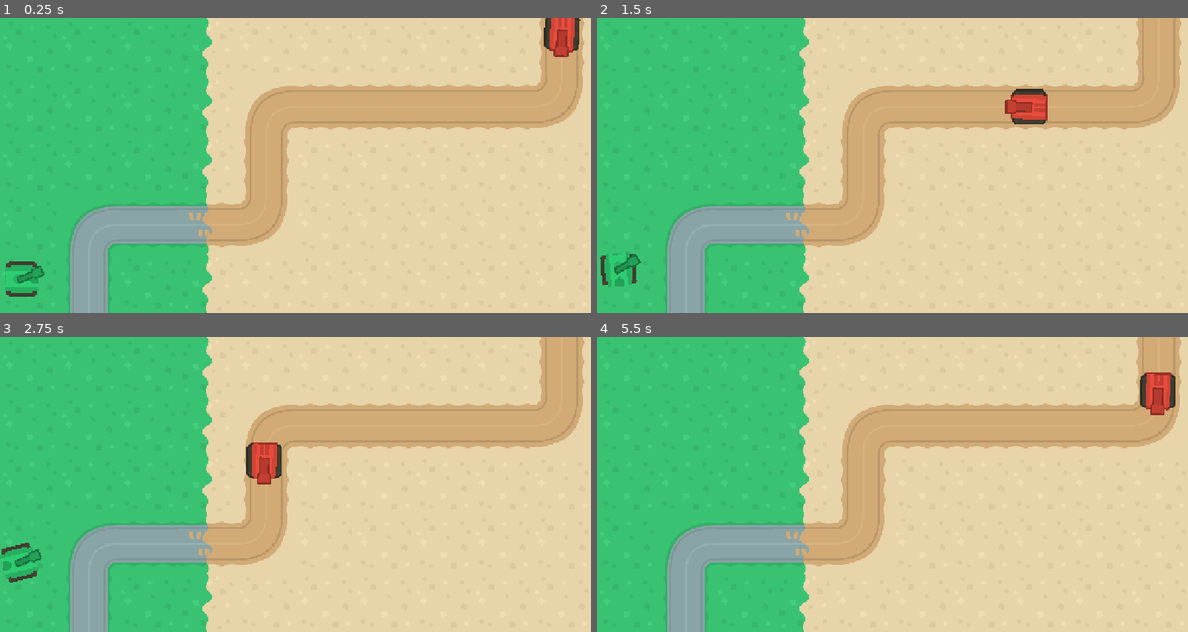
Above: before the commit, frames 1-4 (two rows, left to right).
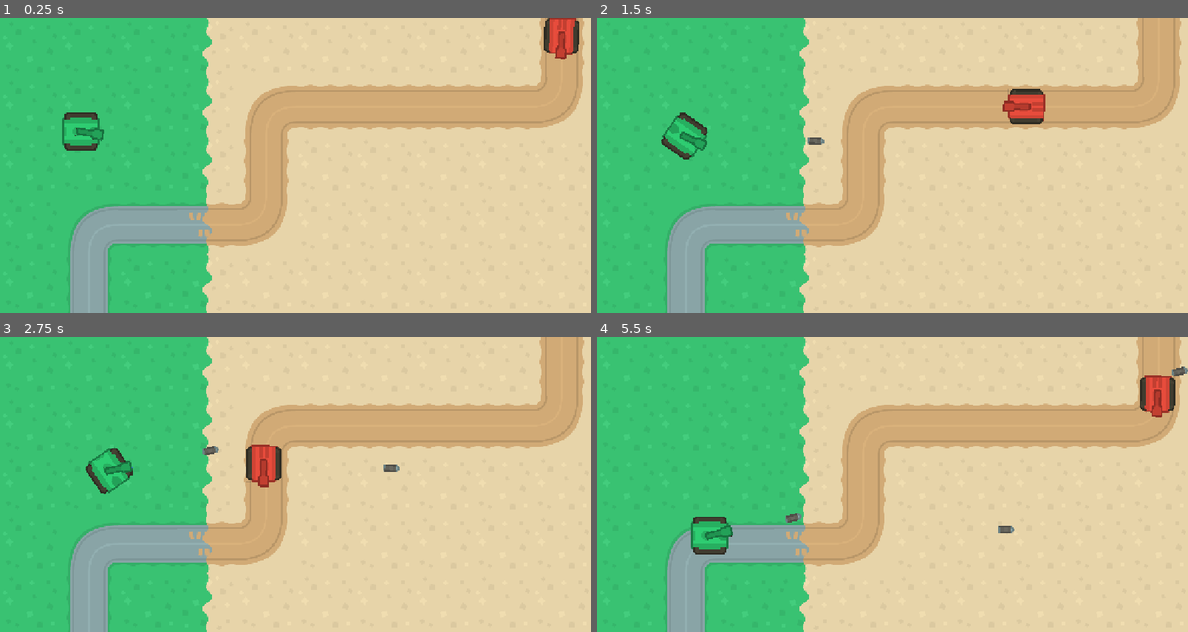
Above: after the commit, the same moments.

Repository: psturc/godot-games
Game: Godot game, scene res://scenes/game.tscn
Two runs of this game, one before a commit and one after it. Both use one fixed random seed, a clock stepped at 60 frames per second and the inputs below.
Inputs (mouse positions are in pixels of both pictures, inside the frame that each line leads up to):
- Up to frame 1 (0.25 s): no input
- Up to frame 2 (1.5 s): move the mouse to (1022, 150) at 0.52 s; hold D (turn_right) 0.53-1.28 s; click (1022, 150) at 0.6 s; move the mouse to (774, 180) at 1.27 s; hold S (move_backward) from 1.28 s (still down); click (774, 180) at 1.35 s
- Up to frame 3 (2.75 s): move the mouse to (354, 419) at 2.02 s; release S (move_backward) at 2.03 s; hold D (turn_right) from 2.03 s (still down); click (354, 419) at 2.1 s
- Up to frame 4 (5.5 s): move the mouse to (862, 543) at 2.77 s; release D (turn_right) at 2.78 s; hold W (move_forward) 2.78-3.53 s; click (862, 543) at 2.85 s; move the mouse to (1069, 528) at 3.52 s; hold A (turn_left) 3.53-5.03 s; click (1069, 528) at 3.6 s; move the mouse to (715, 440) at 4.27 s; click (715, 440) at 4.35 s; move the mouse to (922, 484) at 5.02 s; hold S (move_backward) from 5.03 s (still down); click (922, 484) at 5.1 s

The runs differ from the first frame. In frame 1, 1.0% of the frame differs, in the area x 0-99%, y 0-95%; in frame 2, 1.1%; in frame 3, 1.2%; in frame 4, 1.3%, in the area x 15-100%, y 10-74%.

Commit message:
feat: tank battle: shooting, enemy

Diff:
--- a/tank-battle/scenes/bullet.tscn
+++ b/tank-battle/scenes/bullet.tscn
@@ -1,17 +1,24 @@
-[gd_scene load_steps=3 format=3 uid="uid://dbsqmgokd7qlv"]
+[gd_scene load_steps=4 format=3 uid="uid://dbsqmgokd7qlv"]
 
 [ext_resource type="Texture2D" uid="uid://c1otns3h6q237" path="res://assets/allSprites_retina.png" id="1_mkf8s"]
+[ext_resource type="Script" uid="uid://end1ncm35pj1" path="res://scripts/bullet.gd" id="1_y25gk"]
 
 [sub_resource type="RectangleShape2D" id="RectangleShape2D_y25gk"]
 size = Vector2(37, 16)
 
 [node name="Bullet" type="Area2D"]
+script = ExtResource("1_y25gk")
 
 [node name="CollisionShape2D" type="CollisionShape2D" parent="."]
 position = Vector2(-0.5, 0)
 shape = SubResource("RectangleShape2D_y25gk")
 
 [node name="Sprite2D" type="Sprite2D" parent="."]
+rotation = 3.14159
 texture = ExtResource("1_mkf8s")
 region_enabled = true
 region_rect = Rect2(492, 2, 36, 16)
+
+[node name="VisibleOnScreenNotifier2D" type="VisibleOnScreenNotifier2D" parent="."]
+
+[connection signal="area_entered" from="." to="." method="_on_area_entered"]
--- /dev/null
+++ b/tank-battle/scenes/enemy_spawner.tscn
@@ -0,0 +1,12 @@
+[gd_scene load_steps=2 format=3 uid="uid://lxowl6mi7njl"]
+
+[ext_resource type="Script" uid="uid://cnngtlru148fe" path="res://scripts/enemy_spawner.gd" id="1_ks1gq"]
+
+[node name="EnemySpawner" type="Node"]
+script = ExtResource("1_ks1gq")
+
+[node name="SpawnTimer" type="Timer" parent="."]
+wait_time = 1.731
+autostart = true
+
+[connection signal="timeout" from="SpawnTimer" to="." method="_on_spawn_timer_timeout"]
--- a/tank-battle/scenes/enemy_tank.tscn
+++ b/tank-battle/scenes/enemy_tank.tscn
@@ -1,17 +1,21 @@
-[gd_scene load_steps=3 format=3 uid="uid://83aetjgepw46"]
+[gd_scene load_steps=4 format=3 uid="uid://83aetjgepw46"]
 
-[ext_resource type="Texture2D" uid="uid://c1otns3h6q237" path="res://assets/allSprites_retina.png" id="1_shm6i"]
+[ext_resource type="Script" uid="uid://v5mpvhtwmwfr" path="res://scripts/enemy_tank.gd" id="1_qrlly"]
+[ext_resource type="PackedScene" uid="uid://cs01qkif3i6c" path="res://scenes/tank.tscn" id="1_shm6i"]
+[ext_resource type="Texture2D" uid="uid://c1otns3h6q237" path="res://assets/allSprites_retina.png" id="3_tnyut"]
 
-[sub_resource type="RectangleShape2D" id="RectangleShape2D_qrlly"]
-size = Vector2(91, 76)
+[node name="EnemyTank" instance=ExtResource("1_shm6i")]
+script = ExtResource("1_qrlly")
 
-[node name="EnemyTank" type="Area2D"]
+[node name="Body" parent="." index="0"]
+texture_filter = 1
+texture = ExtResource("3_tnyut")
+region_enabled = true
+region_rect = Rect2(568.87, 95.8941, 80.4044, 76.0945)
 
-[node name="CollisionShape2D" type="CollisionShape2D" parent="."]
-position = Vector2(-0.5, -1)
-shape = SubResource("RectangleShape2D_qrlly")
-
-[node name="Sprite2D" type="Sprite2D" parent="."]
-texture = ExtResource("1_shm6i")
+[node name="Turret" parent="." index="1"]
+texture_filter = 1
+texture = ExtResource("3_tnyut")
+offset = Vector2(20, 0)
 region_enabled = true
-region_rect = Rect2(0, 101, 92, 76)
+region_rect = Rect2(541.957, 15.0893, 60.0297, 23.8368)
--- a/tank-battle/scenes/game.tscn
+++ b/tank-battle/scenes/game.tscn
@@ -1,8 +1,10 @@
-[gd_scene load_steps=6 format=4 uid="uid://17cx0wcosxhu"]
+[gd_scene load_steps=8 format=4 uid="uid://17cx0wcosxhu"]
 
+[ext_resource type="Script" uid="uid://b3xjkqtee6uky" path="res://scripts/game.gd" id="1_lbhrr"]
 [ext_resource type="Texture2D" uid="uid://di4q48kkp3nnt" path="res://assets/terrainTiles_retina.png" id="1_uwrxv"]
-[ext_resource type="PackedScene" uid="uid://cdgks8sx207iw" path="res://scenes/player.tscn" id="2_yqjtg"]
+[ext_resource type="PackedScene" uid="uid://c27s7rqqf15xl" path="res://scenes/player.tscn" id="2_yqjtg"]
 [ext_resource type="PackedScene" uid="uid://bmd08o28onxks" path="res://scenes/enemy_tank_path.tscn" id="3_lnu2h"]
+[ext_resource type="PackedScene" uid="uid://lxowl6mi7njl" path="res://scenes/enemy_spawner.tscn" id="5_iywne"]
 
 [sub_resource type="TileSetAtlasSource" id="TileSetAtlasSource_yqjtg"]
 texture = ExtResource("1_uwrxv")
@@ -53,12 +55,17 @@
 sources/0 = SubResource("TileSetAtlasSource_yqjtg")
 
 [node name="Game" type="Node"]
+script = ExtResource("1_lbhrr")
 
 [node name="TileMapLayer" type="TileMapLayer" parent="."]
 tile_map_data = PackedByteArray("AAAAAAQAAAAAAAAAAAABAAQAAAABAAAAAAACAAQAAAAAAAAAAAADAAQAAAAHAAAAAAAEAAQAAAAAAAIAAAAFAA …(720 unchanged characters)…
 tile_set = SubResource("TileSet_lnu2h")
 
 [node name="Player" parent="." instance=ExtResource("2_yqjtg")]
-position = Vector2(47, 565)
+position = Vector2(174, 246)
 
 [node name="EnemyTankPath" parent="." instance=ExtResource("3_lnu2h")]
+
+[node name="EnemySpawner" parent="." instance=ExtResource("5_iywne")]
+
+[connection signal="enemy_spawned" from="EnemySpawner" to="." method="_on_enemy_spawner_enemy_spawned"]
--- a/tank-battle/scenes/player.tscn
+++ b/tank-battle/scenes/player.tscn
@@ -1,35 +1,39 @@
-[gd_scene load_steps=4 format=3 uid="uid://cdgks8sx207iw"]
+[gd_scene load_steps=5 format=3 uid="uid://c27s7rqqf15xl"]
 
-[ext_resource type="Texture2D" uid="uid://c1otns3h6q237" path="res://assets/allSprites_retina.png" id="1_3vyb7"]
-[ext_resource type="Script" uid="uid://8dnarlrg5bdc" path="res://scripts/player.gd" id="1_g2els"]
+[ext_resource type="PackedScene" uid="uid://cs01qkif3i6c" path="res://scenes/tank.tscn" id="1_3vyb7"]
+[ext_resource type="Script" uid="uid://ccf0bulkqdxwf" path="res://scripts/player.gd" id="1_g2els"]
+[ext_resource type="Texture2D" uid="uid://c1otns3h6q237" path="res://assets/allSprites_retina.png" id="2_g2els"]
 
-[sub_resource type="RectangleShape2D" id="RectangleShape2D_c4xvs"]
-size = Vector2(72, 82)
+[sub_resource type="RectangleShape2D" id="RectangleShape2D_g2els"]
+size = Vector2(80, 83)
 
-[node name="Player" type="CharacterBody2D"]
+[node name="Player" instance=ExtResource("1_3vyb7")]
 script = ExtResource("1_g2els")
+speed = 200
+rotation_speed = 5
+gun_cooldown = 1
 metadata/_edit_group_ = true
 
-[node name="Body" type="Sprite2D" parent="."]
+[node name="Body" parent="." index="0"]
 texture_filter = 1
-texture = ExtResource("1_3vyb7")
+texture = ExtResource("2_g2els")
 region_enabled = true
-region_rect = Rect2(290, 101, 73, 76)
+region_rect = Rect2(1031.97, 166.155, 80.3162, 83.6944)
 
-[node name="CollisionShape2D" type="CollisionShape2D" parent="."]
-shape = SubResource("RectangleShape2D_c4xvs")
-
-[node name="Turret" type="Sprite2D" parent="."]
+[node name="Turret" parent="." index="1"]
 texture_filter = 1
-texture = ExtResource("1_3vyb7")
+texture = ExtResource("2_g2els")
 offset = Vector2(20, 0)
 region_enabled = true
-region_rect = Rect2(898, 14, 59, 24)
+region_rect = Rect2(896.845, 13.8295, 60.2229, 24.2254)
 
-[node name="Muzzle" type="Marker2D" parent="Turret"]
-position = Vector2(55, 0)
+[node name="Muzzle" parent="Turret" index="0"]
+position = Vector2(40, 0)
 
-[node name="Shoot_cooldown" type="Timer" parent="."]
-one_shot = true
+[node name="CollisionShape2D" parent="." index="2"]
+position = Vector2(0, -0.5)
+shape = SubResource("RectangleShape2D_g2els")
 
-[connection signal="timeout" from="Shoot_cooldown" to="." method="_on_shoot_cooldown_timeout"]
+[node name="BulletContainer" type="Node" parent="." index="4"]
+
+[connection signal="timeout" from="GunTimer" to="." method="_on_gun_timer_timeout"]
--- /dev/null
+++ b/tank-battle/scenes/tank.tscn
@@ -0,0 +1,16 @@
+[gd_scene load_steps=2 format=3 uid="uid://cs01qkif3i6c"]
+
+[ext_resource type="Script" uid="uid://bcnqa131wr1f" path="res://scripts/tank.gd" id="1_qrxud"]
+
+[node name="Tank" type="CharacterBody2D"]
+script = ExtResource("1_qrxud")
+
+[node name="Body" type="Sprite2D" parent="."]
+
+[node name="Turret" type="Sprite2D" parent="."]
+
+[node name="Muzzle" type="Marker2D" parent="Turret"]
+
+[node name="CollisionShape2D" type="CollisionShape2D" parent="."]
+
+[node name="GunTimer" type="Timer" parent="."]
--- /dev/null
+++ b/tank-battle/scripts/bullet.gd
@@ -0,0 +1,17 @@
+extends Area2D
+
+@export var speed = 300
+@export var direction = Vector2()
+
+func _physics_process(delta: float) -> void:
+	global_position += direction * (speed * delta)
+
+
+func _on_visible_on_screen_notifier_2d_screen_exited() -> void:
+	queue_free()
+
+
+
+func _on_area_entered(area: Area2D) -> void:
+	area.die()
+	queue_free()
--- /dev/null
+++ b/tank-battle/scripts/enemy_spawner.gd
@@ -0,0 +1,16 @@
+extends Node
+
+@onready var enemy_scene = preload("res://scenes/enemy_tank.tscn")
+
+signal enemy_spawned
+
+func _on_spawn_timer_timeout() -> void:
+	spawn_enemy()
+
+
+func spawn_enemy():
+
+	var enemy_instance = enemy_scene.instantiate()
+	enemy_instance.global_position = Vector2(55, 80)
+
+	emit_signal("enemy_spawned", enemy_instance)
--- /dev/null
+++ b/tank-battle/scripts/enemy_tank.gd
@@ -0,0 +1,5 @@
+extends "res://scripts/tank.gd"
+
+
+func die():
+	queue_free()
--- /dev/null
+++ b/tank-battle/scripts/game.gd
@@ -0,0 +1,6 @@
+extends Node
+
+
+func _on_enemy_spawner_enemy_spawned(enemy_instance: Area2D) -> void:
+	add_child(enemy_instance)
+	print("spawning enemy")
--- a/tank-battle/scripts/player.gd
+++ b/tank-battle/scripts/player.gd
@@ -1,8 +1,6 @@
-extends CharacterBody2D
+extends "res://scripts/tank.gd"
 
-
-@export var speed: int = 200
-@export var rotation_speed: float = 2
+@onready var bullet_scene = preload("res://scenes/bullet.tscn")
 
 var can_shoot: bool = true
 
@@ -20,14 +18,20 @@
 	if Input.is_action_just_pressed("shoot") && can_shoot:
 		print("shooting")
 		can_shoot = false
-		$Shoot_cooldown.start()
+		$GunTimer.start()
+		shoot()
 
 	$Turret.look_at(get_global_mouse_position())
 
 	move_and_slide()
 
+func shoot():
+	var bullet_instance = bullet_scene.instantiate()
+	$BulletContainer.add_child(bullet_instance)
 
+	bullet_instance.global_position = $Turret/Muzzle.global_position
+	bullet_instance.direction = (get_global_mouse_position() - $Turret/Muzzle.global_position).normalized()
+	bullet_instance.rotation = bullet_instance.direction.angle()
 
-
-func _on_shoot_cooldown_timeout() -> void:
+func _on_gun_timer_timeout() -> void:
 	can_shoot = true
--- /dev/null
+++ b/tank-battle/scripts/tank.gd
@@ -0,0 +1,8 @@
+extends CharacterBody2D
+
+@export var speed: int
+@export var rotation_speed: int
+@export var gun_cooldown: int
+
+func _ready() -> void:
+	$GunTimer.wait_time = gun_cooldown
Not shown, added: tank-battle/scripts/bullet.gd.uid
Not shown, added: tank-battle/scripts/enemy_spawner.gd.uid
Not shown, added: tank-battle/scripts/enemy_tank.gd.uid
Not shown, added: tank-battle/scripts/game.gd.uid
Not shown, changed: tank-battle/scripts/player.gd.uid
Not shown, added: tank-battle/scripts/tank.gd.uid
